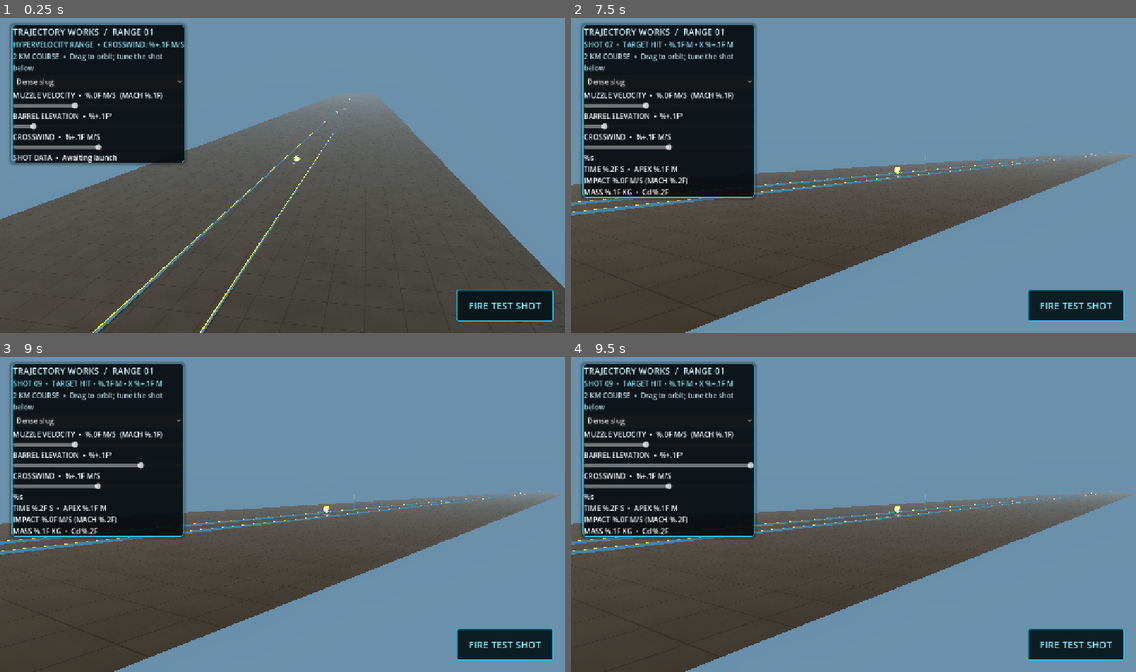
Above: before the commit, frames 1-4 (two rows, left to right).
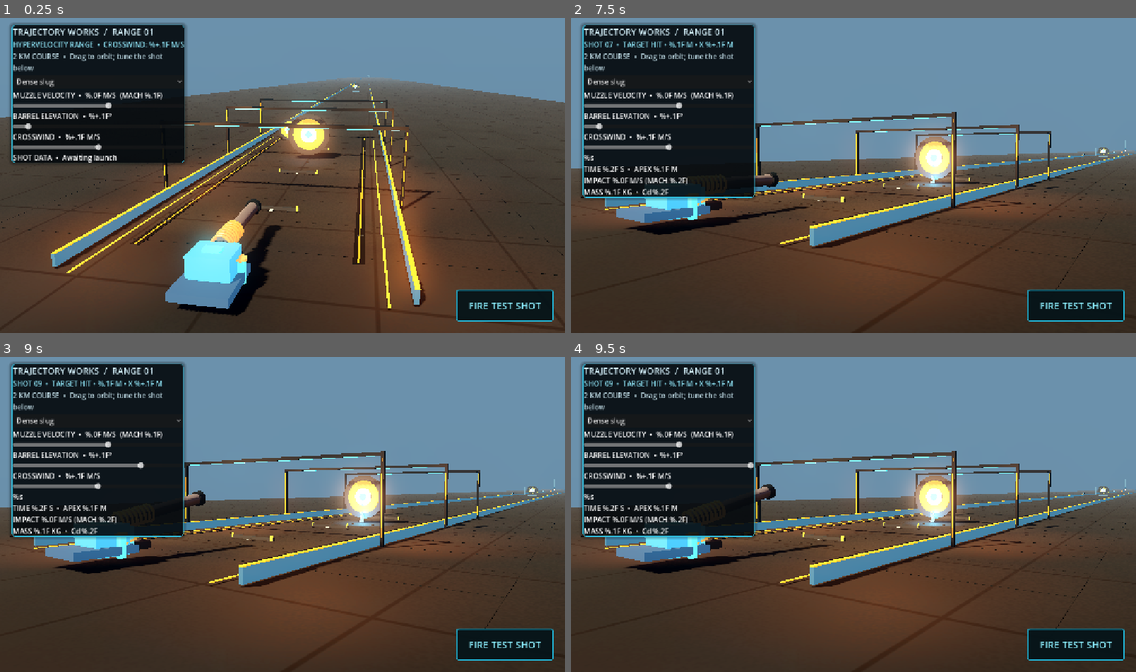
Above: after the commit, the same moments.

Repository: tpylman90-ctrl/Trajectory-Works
Game: Godot game, scene res://scenes/range.tscn
The game is run twice, just before and just after one commit, with the same random seed, the same clock (stepped at 60 frames per second) and the same inputs.
Inputs (mouse positions are in pixels of both pictures, inside the frame that each line leads up to):
- Up to frame 1 (0.25 s): no input
- Up to frame 2 (7.5 s): click "Dense slug" at 0.5 s; click "FIRE TEST SHOT" at 1.25 s; click "Dense slug" at 2 s; click "FIRE TEST SHOT" at 2.75 s; click "Dense slug" at 3.5 s; click "FIRE TEST SHOT" at 4.25 s; tap Enter at 5, 6.5 s; move the mouse to (977, 159) at 5.02 s; click (977, 159) at 5.17 s; tap Space at 5.75, 7.25 s; drag from (740, 191) to (825, 238) at 5.77 s; move the mouse to (910, 103) at 6.52 s; click (910, 103) at 6.67 s; drag from (825, 238) to (684, 125) at 7.27 s
- Up to frame 3 (9 s): tap Enter at 8 s; move the mouse to (452, 561) at 8.02 s; click (452, 561) at 8.17 s; tap Space at 8.75 s; drag from (113, 464) to (197, 432) at 8.77 s
- Up to frame 4 (9.5 s): no input

The runs differ from the first frame. In frame 1, 57% of the frame differs, in the area x 0-100%, y 18-100%; in frame 2, 37%; in frame 3, 37%; in frame 4, 37%.

Commit message:
Set up the firing view for true hypervelocity shots

Diff:
--- a/scripts/range.gd
+++ b/scripts/range.gd
@@ -10,10 +10,10 @@
 ]
 
 var camera: Camera3D
-var camera_focus := Vector3(0.0, 3.0, -210.0)
+var camera_focus := Vector3(0.0, 1.8, -16.0)
 var camera_yaw := 0.20
-var camera_pitch := 0.22
-var camera_distance := 185.0
+var camera_pitch := 0.24
+var camera_distance := 34.0
 var status_label: Label
 var analysis_label: Label
 var projectile_picker: OptionButton
@@ -349,9 +349,9 @@
 	stack.add_child(speed_value_label)
 	speed_slider = HSlider.new()
 	speed_slider.min_value = 250.0
-	speed_slider.max_value = 1500.0
-	speed_slider.step = 10.0
-	speed_slider.value = 700.0
+	speed_slider.max_value = 3000.0
+	speed_slider.step = 25.0
+	speed_slider.value = 1800.0
 	speed_slider.value_changed.connect(_on_speed_changed)
 	stack.add_child(speed_slider)
 	elevation_value_label = Label.new()
@@ -360,7 +360,7 @@
 	elevation_slider.min_value = -1.0
 	elevation_slider.max_value = 15.0
 	elevation_slider.step = 0.1
-	elevation_slider.value = 0.7
+	elevation_slider.value = 0.2
 	elevation_slider.value_changed.connect(_on_elevation_changed)
 	stack.add_child(elevation_slider)
 	wind_value_label = Label.new()
